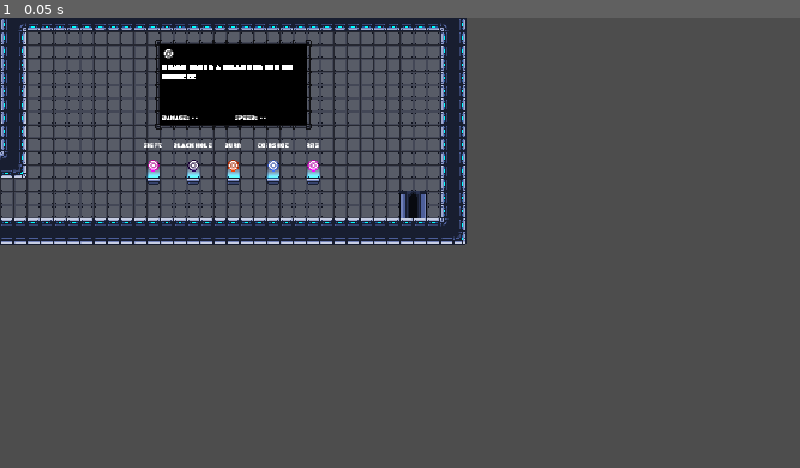
Above: before the commit, frame 1.
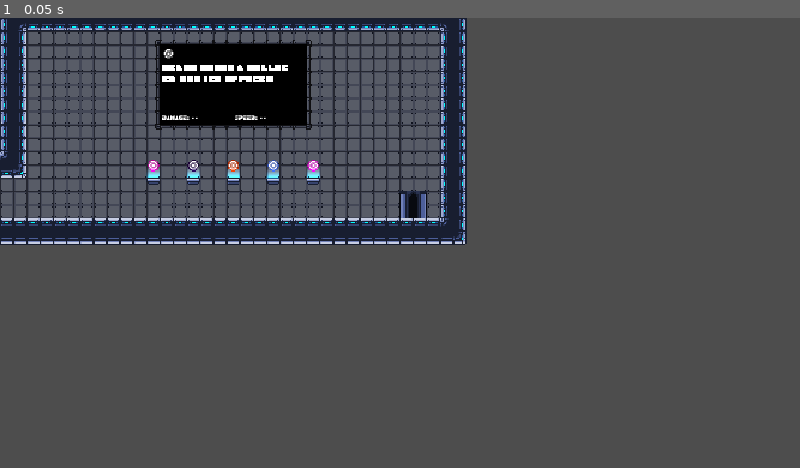
Above: after the commit, the same moment.

Repository: ygda-org/revolver
Game: Godot game, scene res://levels/start_end_rooms/t_room_end.tscn
Same seed, same stepped clock (60 frames per second), same inputs: the game is played once before the commit and once after it. This scene is started directly instead of the project's main scene. Sound files missing from this copy of the repository are replaced by a short silence.
Inputs:
- Up to frame 1 (0.05 s): no input

The runs differ from the first frame. In frame 1, 0.4% of the frame differs, in the area x 18-40%, y 10-29%.

Commit message:
READABLE

Diff:
--- a/levels/start_end_rooms/t_room_end.tscn
+++ b/levels/start_end_rooms/t_room_end.tscn
@@ -71,7 +71,7 @@
 [sub_resource type="ShaderMaterial" id="ShaderMaterial_hw33r"]
 shader = ExtResource("3_hw33r")
 shader_parameter/old_color = Color(1, 1, 1, 1)
-shader_parameter/new_color = Color(1.4369954, 1.4369954, 1.4369954, 1)
+shader_parameter/new_color = Color(1, 1, 1, 1)
 shader_parameter/old_color2 = Color(0, 0, 0, 1)
 shader_parameter/new_color2 = Color(0, 0, 0, 1)
 shader_parameter/old_color3 = Color(0, 0, 0, 1)
@@ -85,10 +85,13 @@
 [sub_resource type="LabelSettings" id="LabelSettings_j30cm"]
 font = ExtResource("7_xrrek")
 
+[sub_resource type="FontVariation" id="FontVariation_p8vn4"]
+base_font = ExtResource("7_xrrek")
+spacing_glyph = 1
+
 [sub_resource type="LabelSettings" id="LabelSettings_xrrek"]
-font = ExtResource("7_xrrek")
-font_size = 8
-outline_color = Color(0, 0, 0, 1)
+font = SubResource("FontVariation_p8vn4")
+font_size = 10
 
 [sub_resource type="RectangleShape2D" id="RectangleShape2D_5kg8m"]
 size = Vector2(20, 54)
@@ -236,6 +239,7 @@
 shape = SubResource("SegmentShape2D_lq1ig")
 
 [node name="BulletNames" type="Node2D" parent="." unique_id=763328978]
+visible = false
 
 [node name="Label" type="Label" parent="BulletNames" unique_id=124990769]
 offset_left = 160.0
